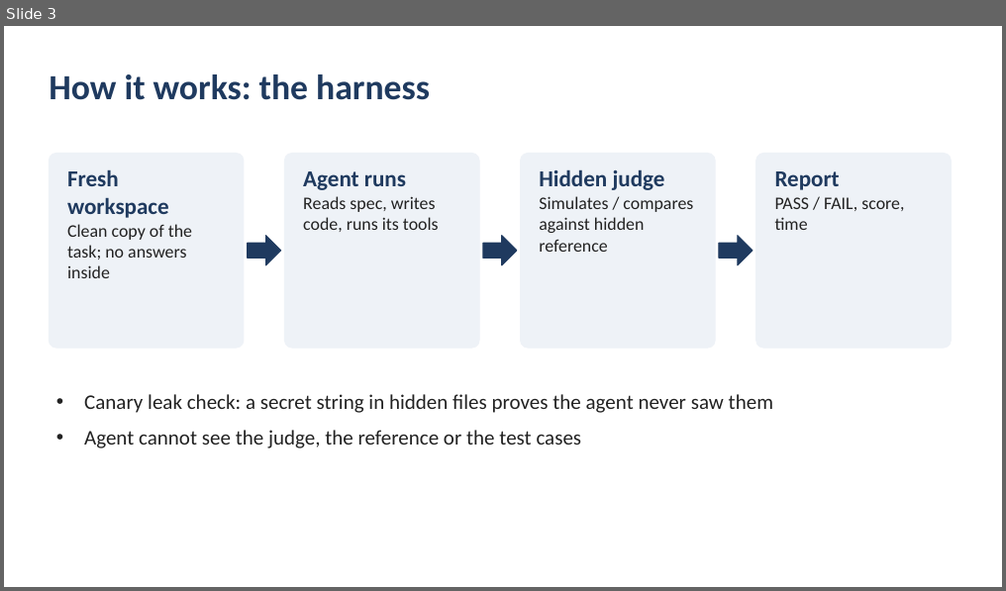
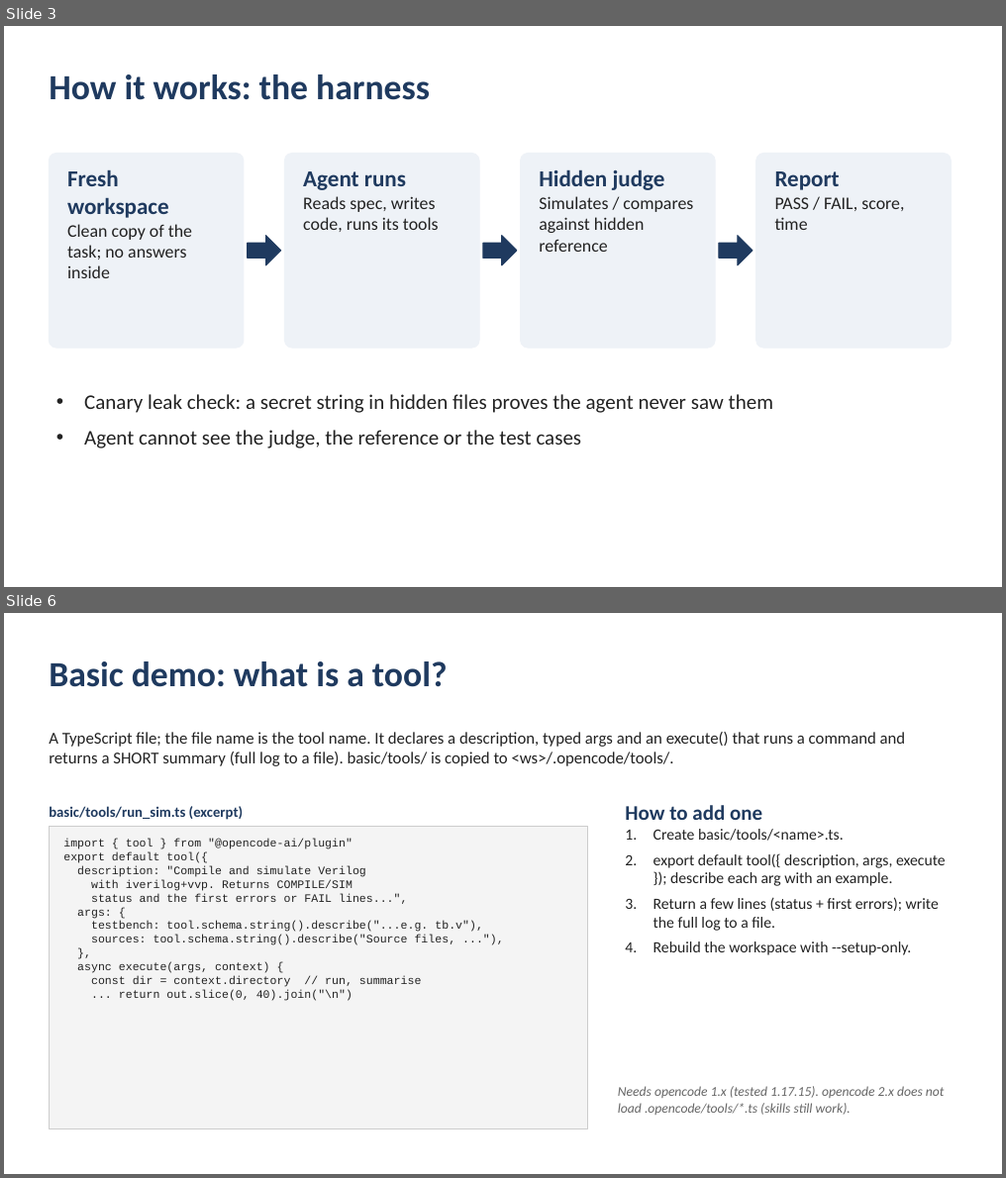
Before and after one commit to SiddharthaKR/testlocal, a slide deck: docs/AI_FPGA_demo_summary.pptx. Shown one above the other, each under a label of ours: slide 3 before the commit, slides 3 and 6 after it; the slides between them are not shown. The pictures are 1006x591 and 1006x1178 pixels, drawn with LibreOffice and Linux fonts; fonts in the diff are those of the drawing. Boxes give left, top, right and bottom in pixels: in the first picture for what was removed or moved away, otherwise in the second. Text is boxed around its words. In the diff, an @@ line names an element or a change of style, - is before the commit and + after.

```diff
--- a/docs/AI_FPGA_demo_summary.pptx
+++ b/docs/AI_FPGA_demo_summary.pptx
@@ slide 6 added at <box>4,613,1002,1174</box>, background #FFFFFF @@
@@ text added at <box>49,662,448,687</box>, 34 pt, text #1F3A5F, bold @@
+Basic demo: what is a tool?
@@ text added at <box>49,732,906,766</box>, 16 pt, text #222222 @@
+A TypeScript file; the file name is the tool name. It declares a description, typed args and an execute() that runs a command and returns a SHORT summary (full log to a file). basic/tools/ is copied to <ws>/.opencode/tools/.
@@ text added at <box>49,806,244,820</box>, 14 pt, text #1F3A5F, bold @@
+basic/tools/run_sim.ts (excerpt)
@@ text added at <box>625,805,945,956</box>, 15 pt, text #222222 @@
+How to add one
+1. Create basic/tools/<name>.ts.
+2. export default tool({ description, args, execute }); describe each arg with an example.
+3. Return a few lines (status + first errors); write the full log to a file.
+4. Rebuild the workspace with --setup-only.
@@ rectangle added at <box>49,827,588,1130</box>, fill #F4F4F4, outline #CCCCCC 1 pt @@
@@ text added at <box>63,839,483,1001</box>, 11 pt, text #222222 @@
+import { tool } from "@opencode-ai/plugin"
+export default tool({
+description: "Compile and simulate Verilog
+with iverilog+vvp. Returns COMPILE/SIM
+status and the first errors or FAIL lines...",
+args: {
+testbench: tool.schema.string().describe("...e.g. tb.v"),
+sources: tool.schema.string().describe("Source files, ..."),
+},
+async execute(args, context) {
+const dir = context.directory // run, summarise
+... return out.slice(0, 40).join("\n")
@@ text added at <box>618,1086,944,1115</box>, 13 pt, text #666666, italic @@
+Needs opencode 1.x (tested 1.17.15). opencode 2.x does not load .opencode/tools/*.ts (skills still work).
```
Also in this commit, not shown: 3 slides changed, 4 other slides added.
